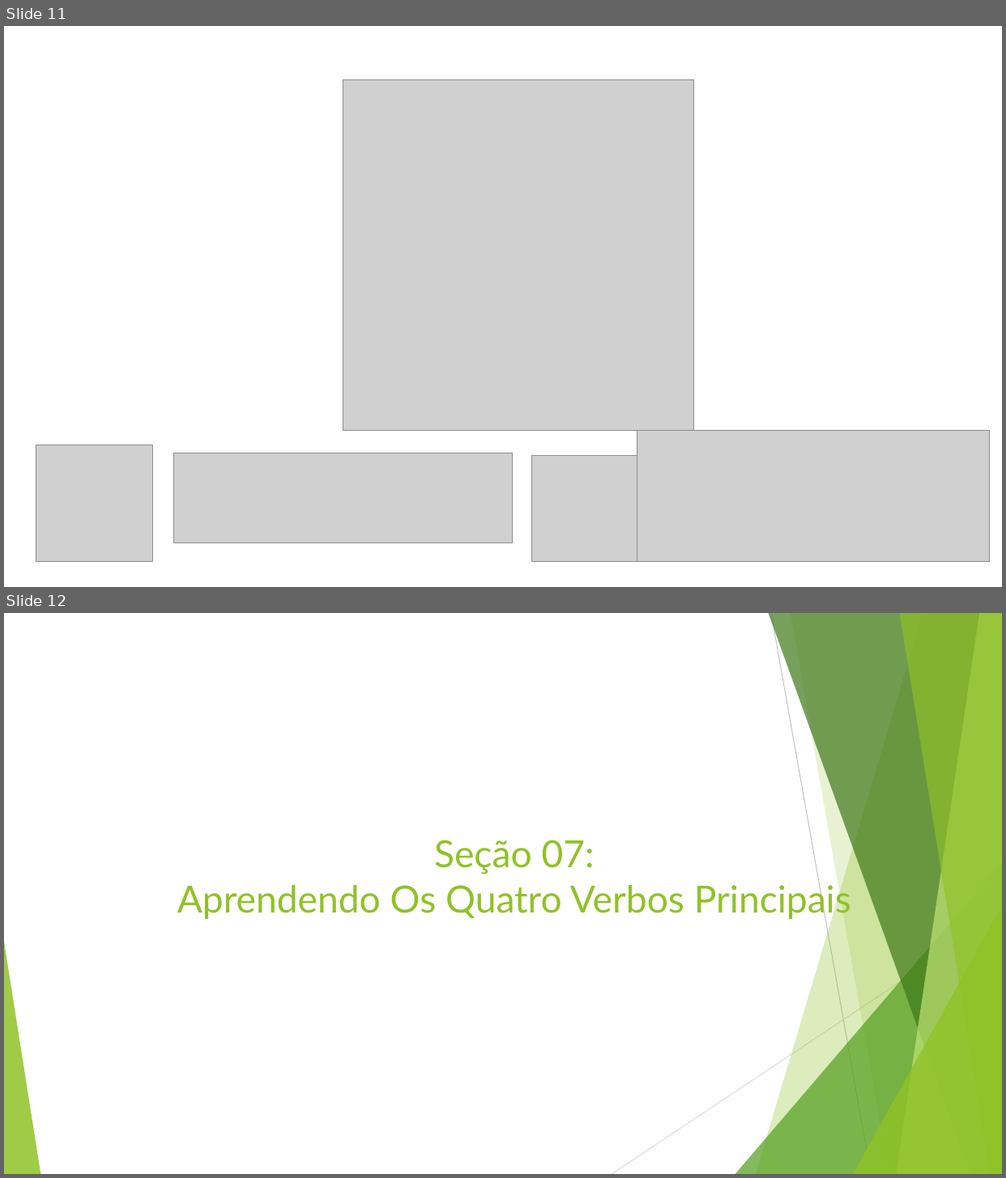
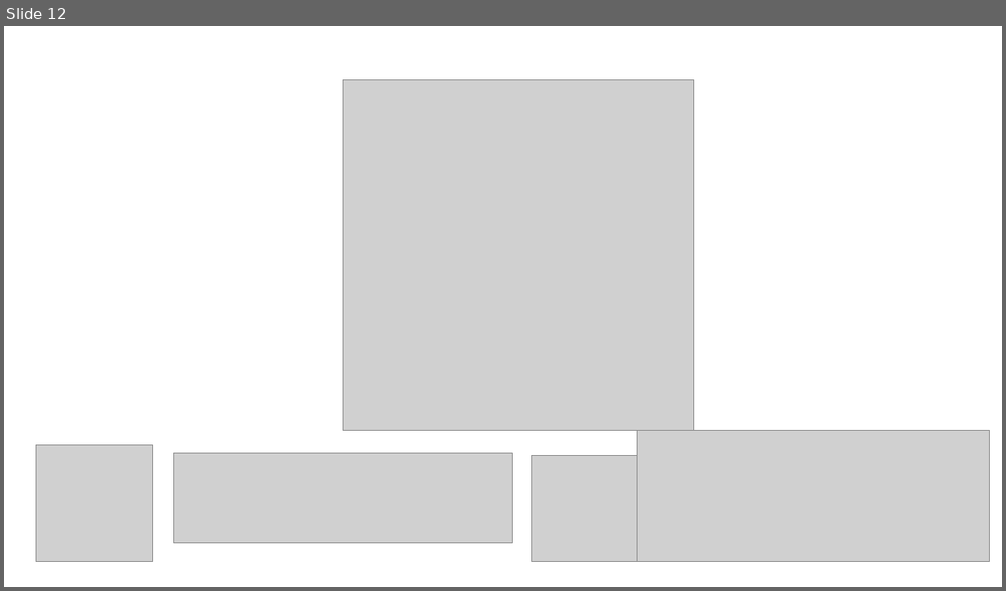
Before and after one commit to leandrocgsi/RestWithASP-NETUdemy, a slide deck: Documents/Building Modern RESTFul API's With ASP.NET Core - Architectural Overview.pptx. Shown one above the other, each under a label of ours: slides 11 and 12 before the commit, slide 12 after it. The pictures are 1006x1178 and 1006x591 pixels, drawn with LibreOffice and Linux fonts; fonts in the diff are those of the drawing; grey boxes stand for pictures. Boxes give left, top, right and bottom in pixels: in the first picture for what was removed or moved away, otherwise in the second. Text is boxed around its words. In the diff, an @@ line names an element or a change of style, - is before the commit and + after.

```diff
--- a/Documents/Building Modern RESTFul API's With ASP.NET Core - Architectural Overview.pptx
+++ b/Documents/Building Modern RESTFul API's With ASP.NET Core - Architectural Overview.pptx
@@ slide 12 removed at (4,613,1002,1174), background #FFFFFF @@
@@ title removed at (177,840,851,919) @@
-Seção 07:
-Aprendendo Os Quatro Verbos Principais
@@ group removed at (4,613,1002,1174): 5 freeform shapes, 3 triangles, 2 lines @@
@@ what was slide 11 is now slide 12 @@
```
Also in this commit, not shown: 3 slides changed, 36 slides added, 11 other slides removed.
